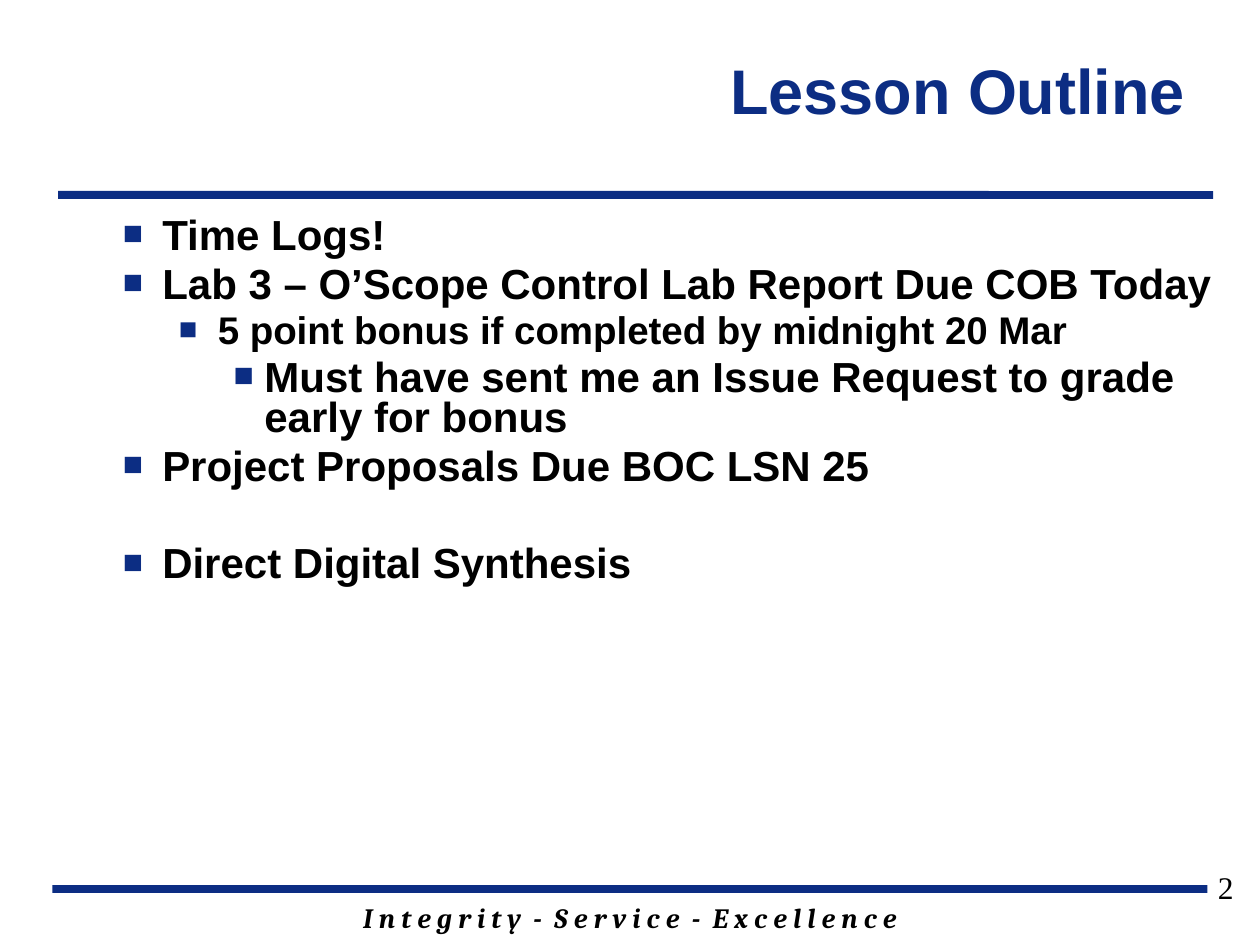
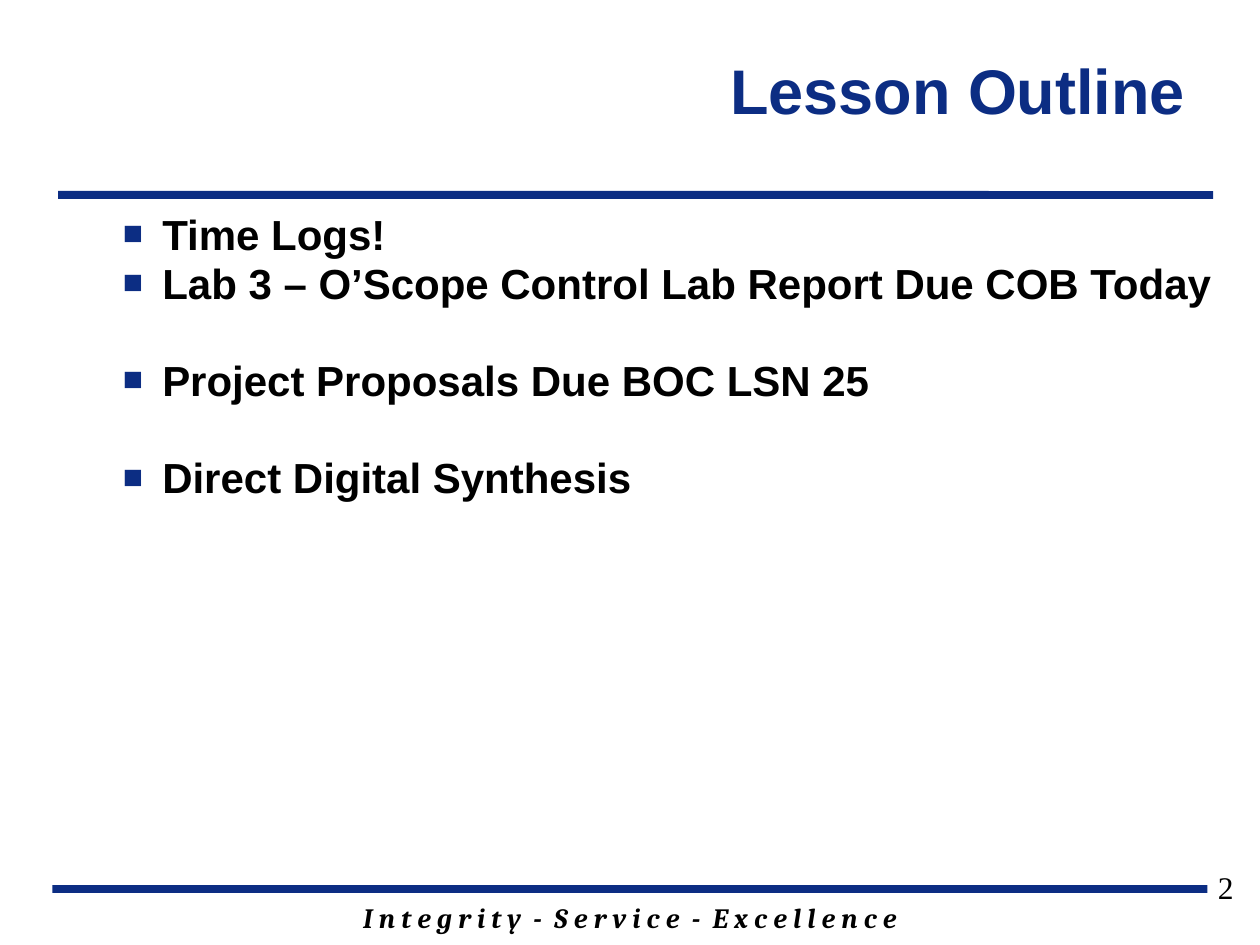
Before and after one commit to jfalkinburg/ECE383_web, a slide deck: slide 2 of lecture/slides/ECE_383_Lec24.pptx. Drawn at 1260x945 pixels with LibreOffice and Linux fonts; fonts in the diff are those of the drawing; background and template pictures are left out. Boxes give left, top, right and bottom in pixels: in the first picture for what was removed or moved away, otherwise in the second. Text is boxed around its words. In the diff, an @@ line names an element or a change of style, - is before the commit and + after.

```diff
--- a/lecture/slides/ECE_383_Lec24.pptx
+++ b/lecture/slides/ECE_383_Lec24.pptx
@@ text at (218, 316, 1174, 441): paragraphs removed @@
-  ■ 5 point bonus if completed by midnight 20 Mar
-    ■ Must have sent me an Issue Request to grade early for bonus
```
Also in this commit, not shown: 4 other slides changed, 4 other files.
